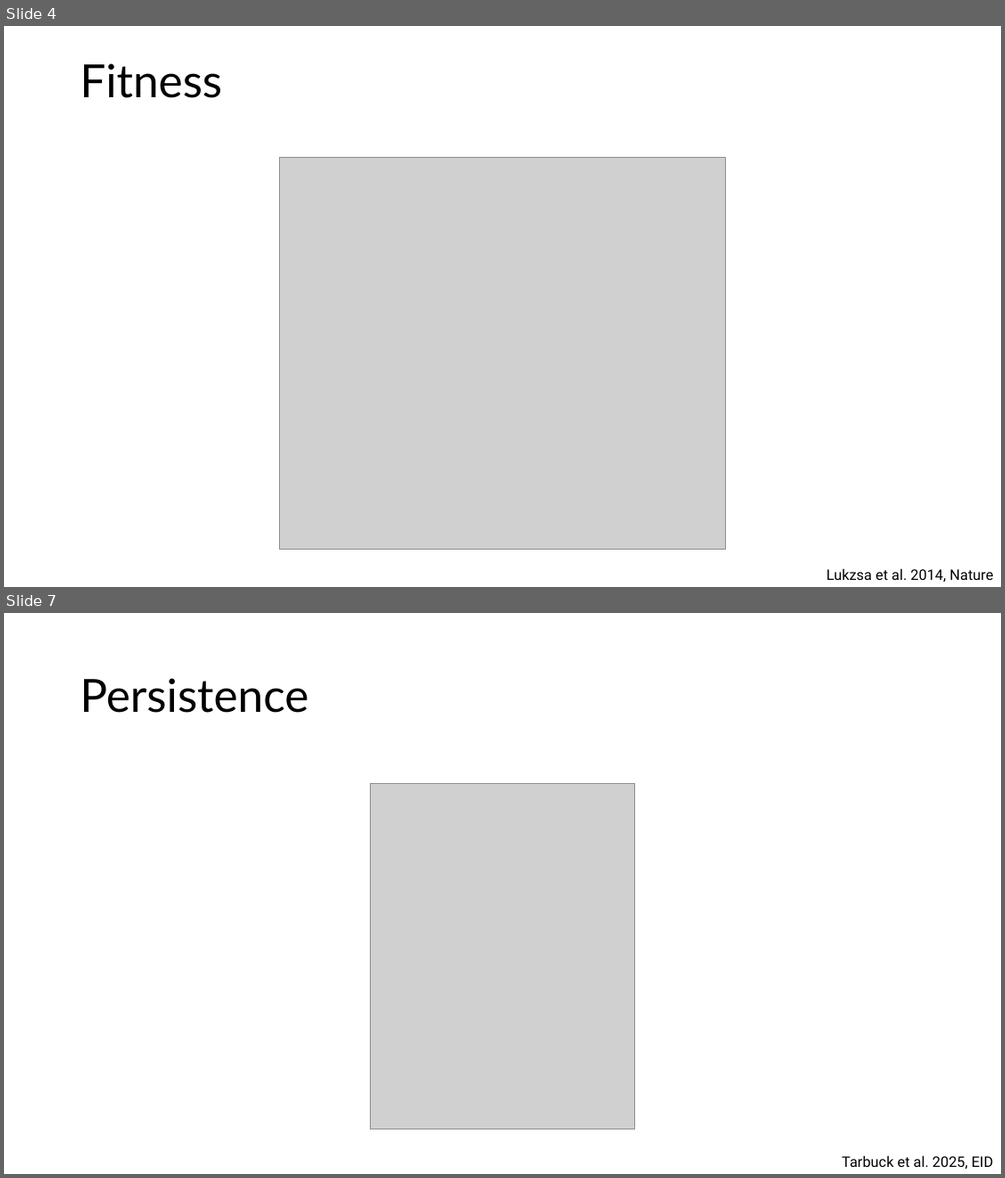
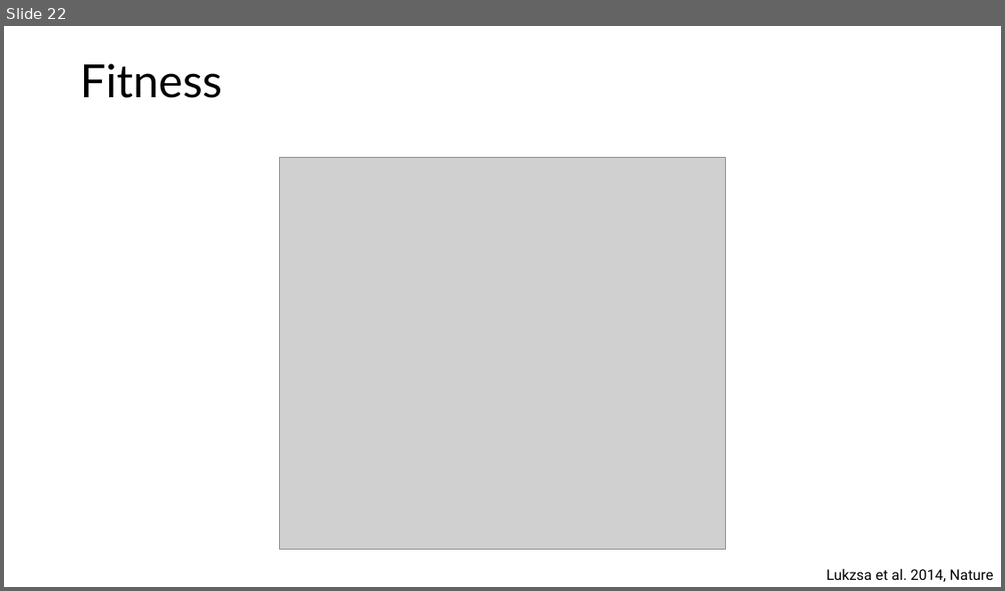
Before and after one commit to JuliaPalacios/SISMID_EvolutionaryDynamics, a slide deck: Lectures/other_apporaches.pptx. Shown one above the other, each under a label of ours: slides 4 and 7 before the commit, slide 22 after it; the slides between them are not shown. The pictures are 1005x1178 and 1005x591 pixels, drawn with LibreOffice and Linux fonts; fonts in the diff are those of the drawing; grey boxes stand for pictures. Boxes give left, top, right and bottom in pixels: in the first picture for what was removed or moved away, otherwise in the second. Text is boxed around its words. In the diff, an @@ line names an element or a change of style, - is before the commit and + after.

```diff
--- a/Lectures/other_apporaches.pptx
+++ b/Lectures/other_apporaches.pptx
@@ slide 7 removed at (4,613,1001,1174), background #FFFFFF @@
@@ title removed at (80,678,308,713) @@
-Persistence
@@ picture removed at (371,784,634,1129) @@
@@ text removed at (841,1155,993,1168) @@
-Tarbuck et al. 2025, EID
@@ what was slide 4 is now slide 22 @@
```
Also in this commit, not shown: 10 slides added, 5 other slides removed, 1 other file.
